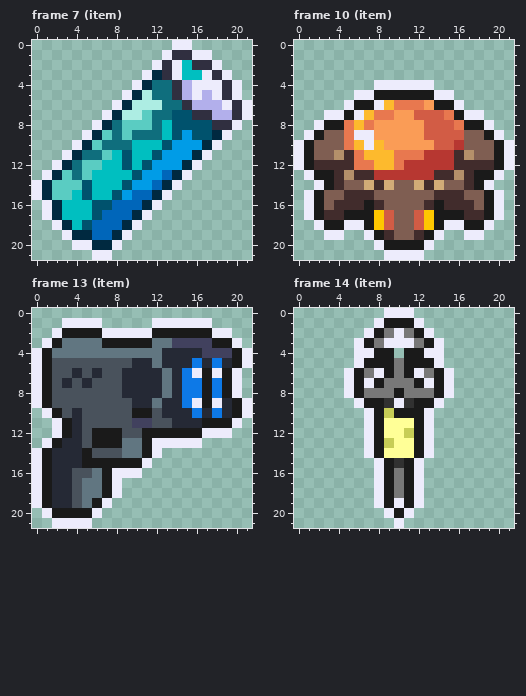
Two states of a pixel-art file, sprites/item.ase. This is how it looked before the edit.
22x22 pixels, 51 frames. Colours within 5 levels of each other are drawn and written as one. Shown: frame 7 (item), frame 10 (item), frame 13 (item), frame 14 (item). The commit also changed other frames, which this record leaves out.
After:
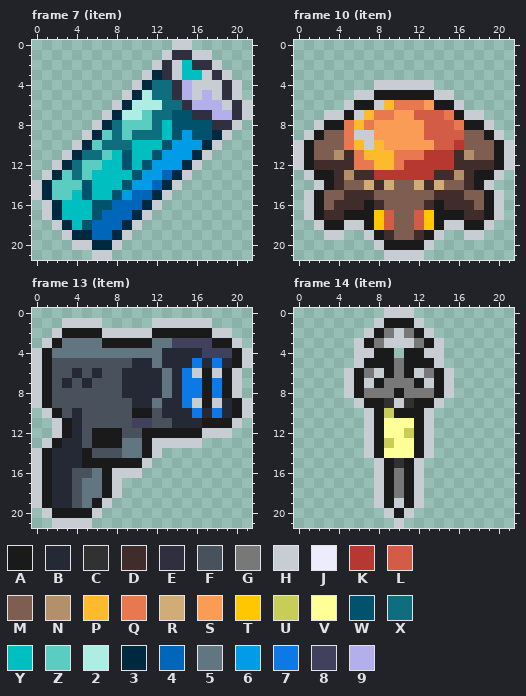
Palette (. is transparent): A #1a1a1a  B #252935  C #313131  D #412c2c  E #302f40  F #49525c  G #787878  H #c8ccd3  J #edecfc  K #b73731  L #d25c45  M #7f5e52  N #b4906a  P #fdba2d  Q #e8784f  R #d2ac77  S #fa9c56  T #ffc700  U #c7cd56  V #ffff97  W #00526d  X #0f6e7d  Y #00bfc0  Z #5accc2  2 #adede3  3 #002940  4 #0066ba  5 #617681  6 #009ce7  7 #0d79e7  8 #41415e  9 #b2afeb
From the commit log: last item.ase fixes (also a bunch of refs ignore those)
Difference:
Frame 7 (item):
y 0: x 14..15 JJ -> HH
y 1: x 13 J -> H; x 16..17 JJ -> HH
y 2: x 12 J -> H; x 14 J -> H; x 18 J -> H
y 3: x 11 J -> H; x 14 J -> H; x 17 J -> H; x 19 J -> H
y 4: x 10 J -> H; x 16..18 JJJ -> HHH; x 20 J -> H
y 5: x 9 J -> H; x 16 J -> H; x 18 J -> H; x 20 J -> H
y 6: x 8 J -> H; x 19 J -> H; x 21 J -> H
y 7: x 7 J -> H; x 21 J -> H
y 8: x 6 J -> H; x 20 J -> H
y 9: x 5 J -> H; x 19 J -> H
y 10: x 4 J -> H; x 18 J -> H
y 11: x 3 J -> H; x 17 J -> H
y 12: x 2 J -> H; x 16 J -> H
y 13: x 1 J -> H; x 15 J -> H
y 14: x 0 J -> H; x 14 J -> H
y 15: x 0 J -> H; x 13 J -> H
y 16: x 1 J -> H; x 12 J -> H
y 17: x 1 J -> H; x 11 J -> H
y 18: x 2 J -> H; x 10 J -> H
y 19: x 3 J -> H; x 9 J -> H
y 20: x 4..5 JJ -> HH; x 8 J -> H
y 21: x 6..7 JJ -> HH
Frame 10 (item):
y 4: x 8..13 JJJJJJ -> HHHHHH
y 5: x 6..7 JJ -> HH; x 14..15 JJ -> HH
y 6: x 5 J -> H; x 8 J -> H; x 16 J -> H
y 7: x 3..4 JJ -> HH; x 6 J -> H; x 17..18 JJ -> HH
y 8: x 2 J -> H; x 19 J -> H
y 9: x 1 J -> H; x 6..7 JJ -> HH; x 20 J -> H
y 10: x 0 J -> H; x 7 J -> H; x 21 J -> H
y 11..12: x 0 J -> H; x 21 J -> H
y 13: x 1 J -> H; x 20 J -> H
y 14: x 2 J -> H; x 19 J -> H
y 15..17: x 1 J -> H; x 20 J -> H
y 18: x 2 J -> H; x 5..6 JJ -> HH; x 15..16 JJ -> HH; x 19 J -> H
y 19: x 3..4 JJ -> HH; x 7 J -> H; x 14 J -> H; x 17..18 JJ -> HH
y 20: x 8 J -> H; x 13 J -> H
y 21: x 9..12 JJJJ -> HHHH
Frame 13 (item):
y 1: x 3..6 JJJJ -> HHHH; x 12..17 JJJJJJ -> HHHHHH
y 2: x 2 J -> H; x 7..11 JJJJJ -> HHHHH; x 18..19 JJ -> HH
y 3: x 1 J -> H; x 20 J -> H
y 4..5: x 0 J -> H; x 21 J -> H
y 6: x 0 J -> H; x 16 J -> H; x 18 J -> H; x 20 J -> H
y 7..8: x 0 J -> H; x 20 J -> H
y 9: x 0 J -> H; x 16 J -> H; x 18 J -> H; x 21 J -> H
y 10: x 1 J -> H; x 21 J -> H
y 11: x 2 J -> H; x 20 J -> H
y 12: x 2 J -> H; x 17..19 JJJ -> HHH
y 13: x 1 J -> H; x 12..16 JJJJJ -> HHHHH
y 14: x 0 J -> H; x 12 J -> H
y 15: x 0 J -> H; x 11 J -> H
y 16: x 0 J -> H; x 8..10 JJJ -> HHH
y 17..18: x 0 J -> H; x 8 J -> H
y 19: x 0 J -> H; x 7 J -> H
y 20: x 1 J -> H; x 6 J -> H
y 21: x 2..5 JJJJ -> HHHH
Frame 14 (item):
y 0: x 9..11 JJJ -> HHH
y 1: x 8 J -> H; x 12 J -> H
y 2: x 7 J -> H; x 10 J -> H; x 13 J -> H
y 3: x 6 J -> H; x 9..11 JJJ -> HHH; x 14 J -> H
y 4: x 6..7 JJ -> HH; x 13..14 JJ -> HH
y 5: x 6 J -> H; x 14 J -> H
y 6: x 5 J -> H; x 8 J -> H; x 12 J -> H; x 15 J -> H
y 7: x 5 J -> H; x 7 J -> H; x 13 J -> H; x 15 J -> H
y 8: x 5 J -> H; x 15 J -> H
y 9: x 6 J -> H; x 10 J -> H; x 14 J -> H
y 10..14: x 7 J -> H; x 13 J -> H
y 15..18: x 8 J -> H; x 12 J -> H
y 19: x 8 J -> H; x 10 J -> H; x 12 J -> H
y 20: x 9 J -> H; x 11 J -> H
y 21: x 10 J -> H
Changed places in both pictures, as pixel boxes (x1, y1, x2, y2):
changed: (32, 40, 252, 260)
changed: (294, 80, 514, 260)
changed: (32, 318, 252, 528)
changed: (344, 308, 454, 528)
